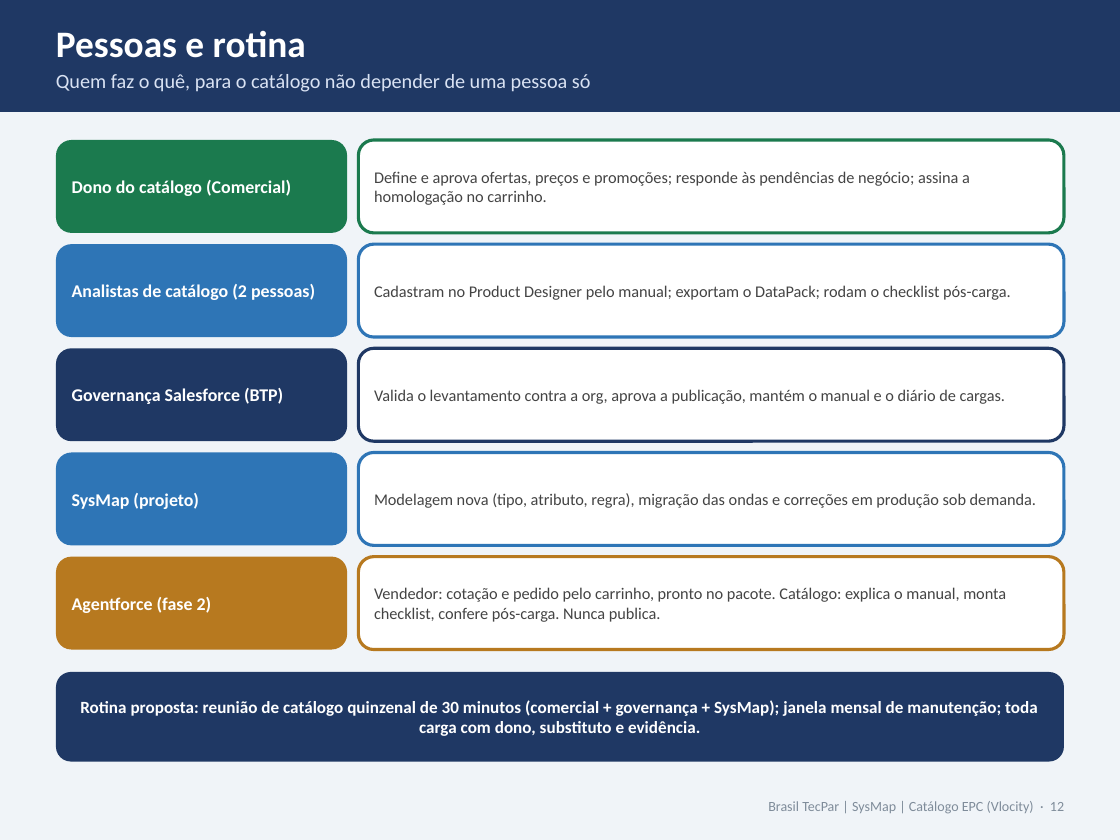
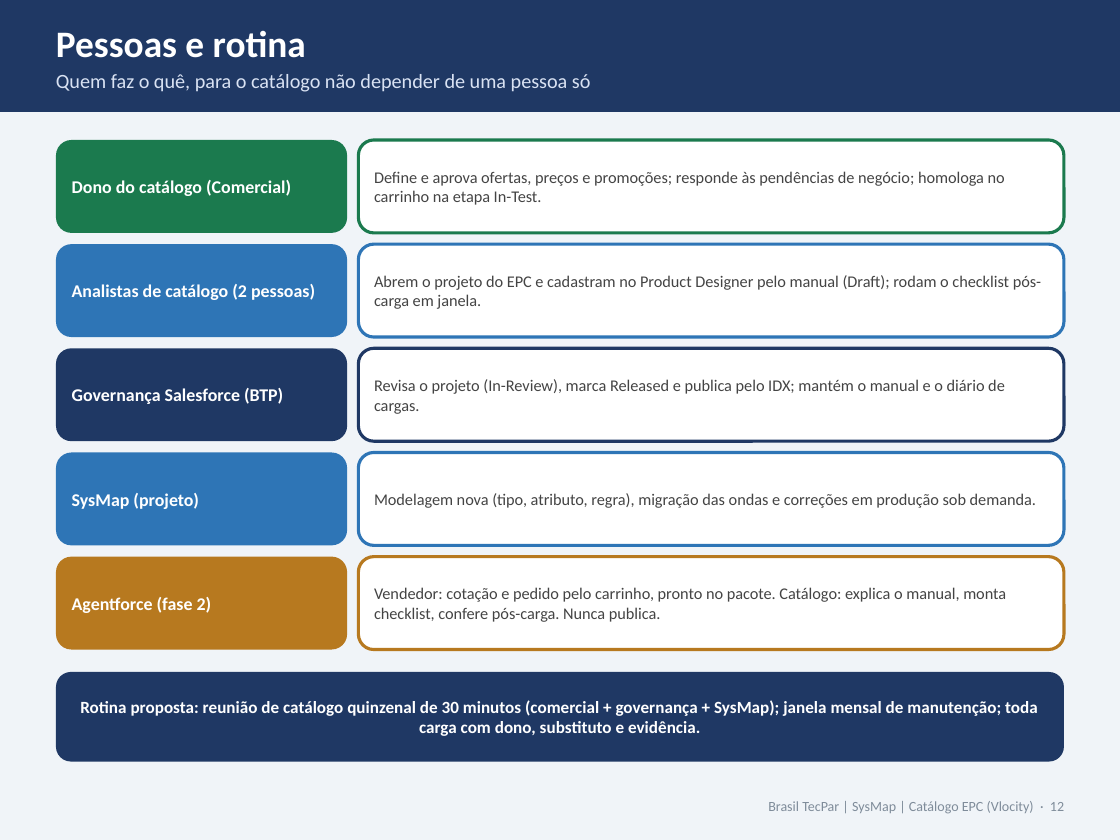
Before and after one commit to Dbelt337/diario-implantacao, a slide deck: slide 12 of docs/deck-catalogo/Catalogo_Carga_e_Manutencao_v2_Rota_Padrao.pptx. Drawn at 1120x840 pixels with LibreOffice and Linux fonts; fonts in the diff are those of the drawing. Boxes give left, top, right and bottom in pixels: in the first picture for what was removed or moved away, otherwise in the second. Text is boxed around its words. In the diff, an @@ line names an element or a change of style, - is before the commit and + after.

```diff
--- a/docs/deck-catalogo/Catalogo_Carga_e_Manutencao_v2_Rota_Padrao.pptx
+++ b/docs/deck-catalogo/Catalogo_Carga_e_Manutencao_v2_Rota_Padrao.pptx
@@ text in rounded rectangle at [374,171,1005,205]: text changed @@
-Define e aprova ofertas, preços e promoções; responde às pendências de negócio; assina a homologação no carrinho.
+Define e aprova ofertas, preços e promoções; responde às pendências de negócio; homologa no carrinho na etapa In-Test.
@@ text in rounded rectangle at [374,275,1041,309]: text changed @@
-Cadastram no Product Designer pelo manual; exportam o DataPack; rodam o checklist pós-carga.
+Abrem o projeto do EPC e cadastram no Product Designer pelo manual (Draft); rodam o checklist pós-carga em janela.
@@ text in rounded rectangle at [374,379,1005,414]: text changed @@
-Valida o levantamento contra a org, aprova a publicação, mantém o manual e o diário de cargas.
+Revisa o projeto (In-Review), marca Released e publica pelo IDX; mantém o manual e o diário de cargas.
```
Also in this commit, not shown: 2 other slides changed, 2 other files.
